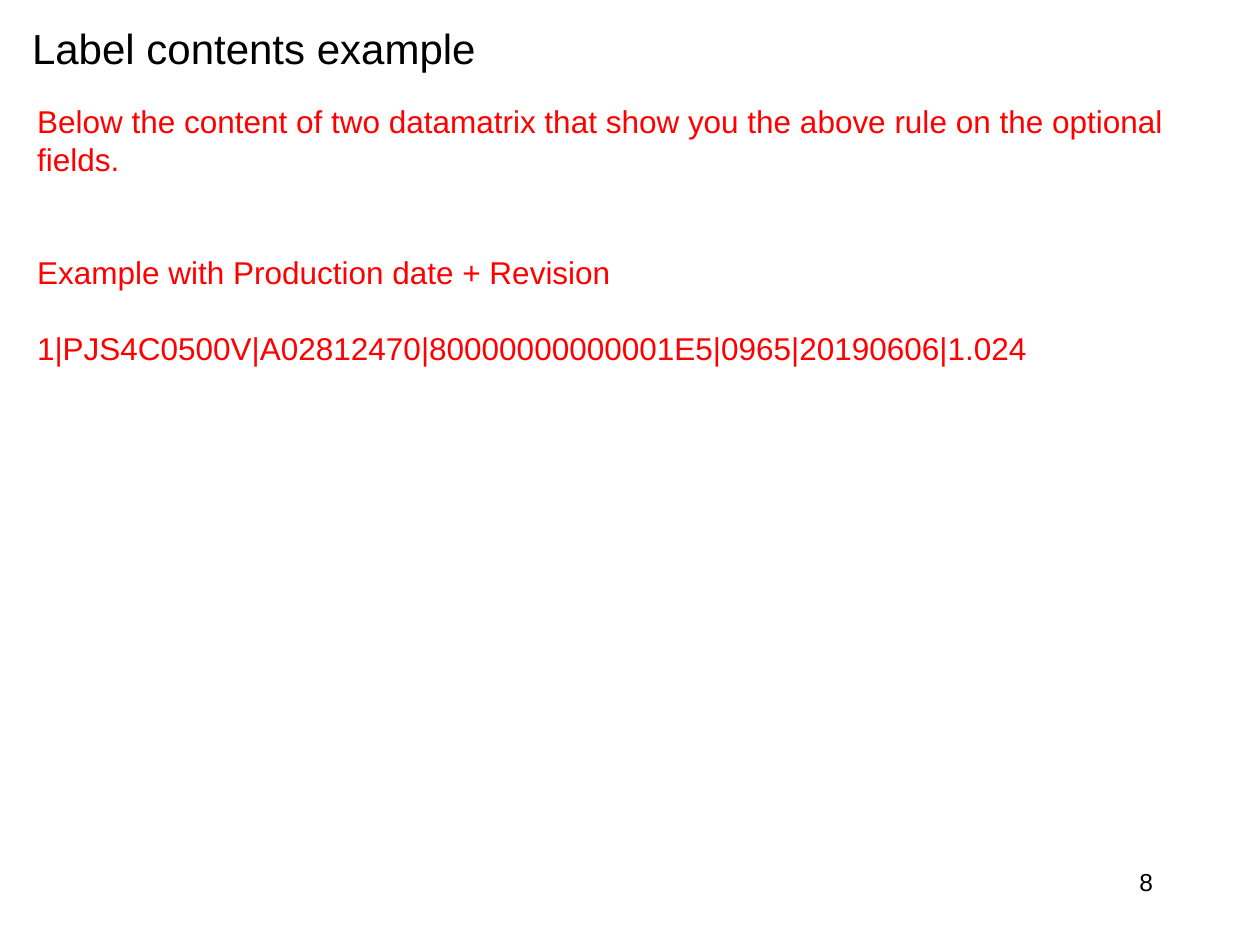
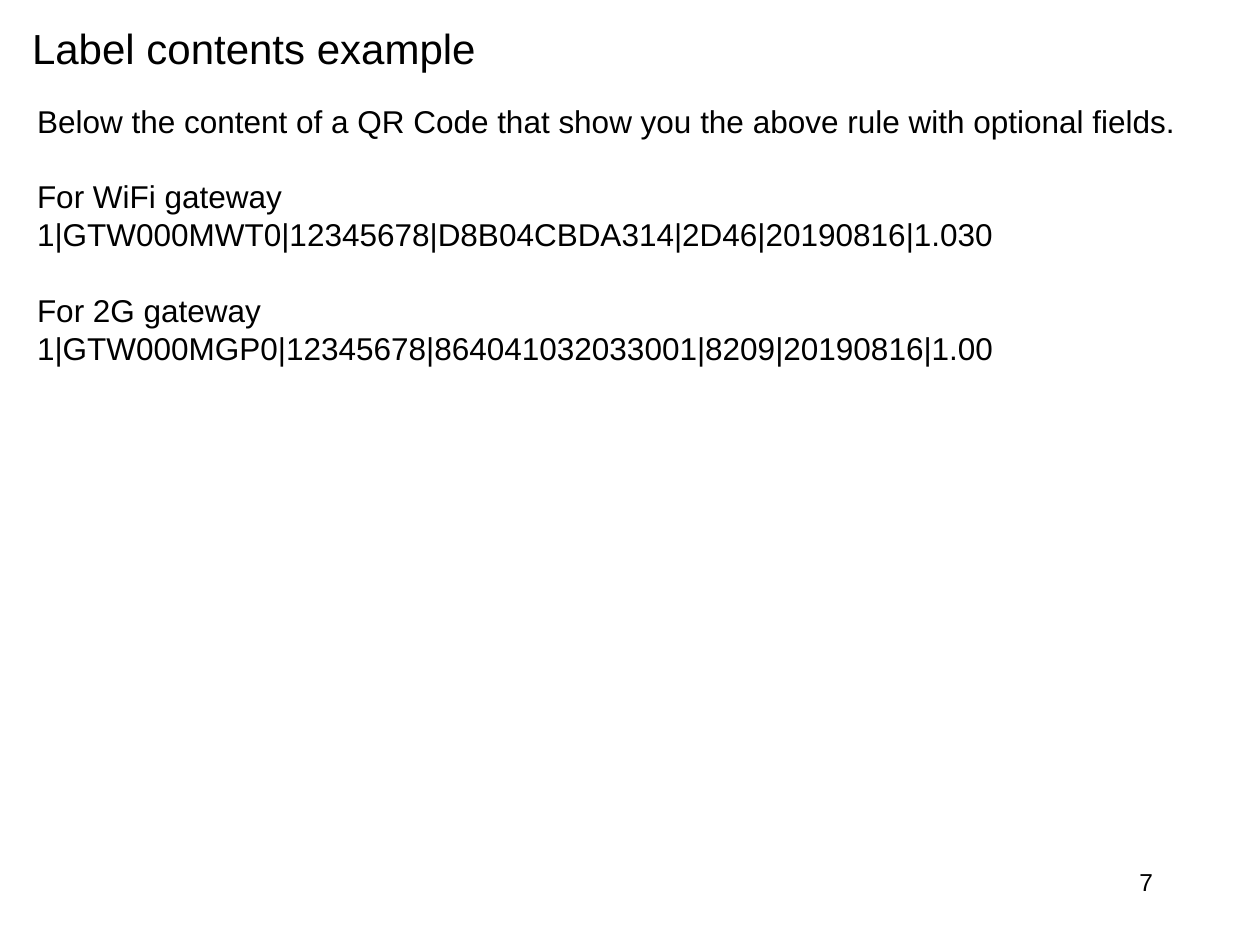
Before and after one commit to accarel/c780_carel_cloud_engine_binary, a slide deck: slide 7 of Documents/specs/GME_Labeling.ppt (slide 8 before the commit). Drawn at 1260x945 pixels with LibreOffice and Linux fonts; fonts in the diff are those of the drawing; background and template pictures are left out. Boxes give left, top, right and bottom in pixels: in the first picture for what was removed or moved away, otherwise in the second. Text is boxed around its words. In the diff, an @@ line names an element or a change of style, - is before the commit and + after.

Commit message:
updated with image and example

```diff
--- a/Documents/specs/GME_Labeling.ppt
+++ b/Documents/specs/GME_Labeling.ppt
@@ text at [37,110,1174,366]: text changed; text colour #FF0000 to #000000 @@
-Below the content of two datamatrix that show you the above rule on the optional fields.
-Example with Production date + Revision
-1|PJS4C0500V|A02812470|80000000000001E5|0965|20190606|1.024
+Below the content of a QR Code that show you the above rule with optional fields.
+For WiFi gateway
+1|GTW000MWT0|12345678|D8B04CBDA314|2D46|20190816|1.030
+For 2G gateway
+1|GTW000MGP0|12345678|864041032033001|8209|20190816|1.00
@@ page number at [1139,874,1153,891]: text changed @@
-8
+7
```
Also in this commit, not shown: 2 other slides changed, 2 slides added, 3 slides removed, 1 other file.
